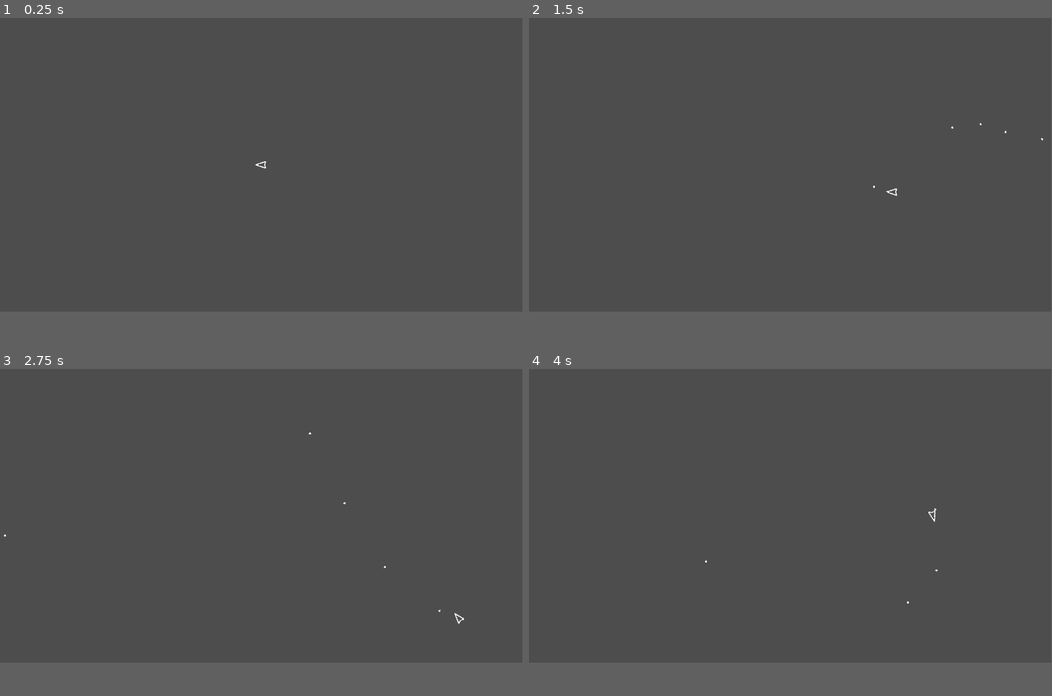
Above: before the commit, frames 1-4 (two rows, left to right).
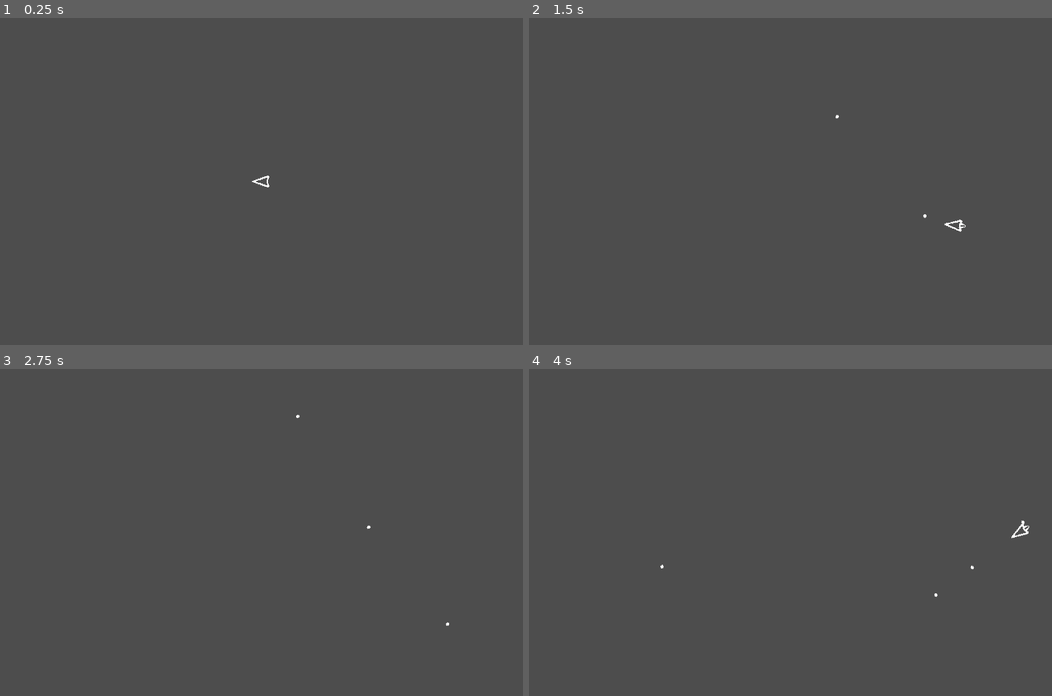
Above: after the commit, the same moments.

Repository: IlieEfros07/AsteroidsClone
Game: Godot game, scene res://Scene/root.tscn
Two runs of this game, one before a commit and one after it. Both use one fixed random seed, a clock stepped at 60 frames per second and the inputs below.
Inputs (mouse positions are in pixels of both pictures, inside the frame that each line leads up to):
- Up to frame 1 (0.25 s): no input
- Up to frame 2 (1.5 s): move the mouse to (905, 148) at 0.52 s; press the mouse at (905, 148) at 0.53 s; hold D (right) 0.53-1.28 s; move the mouse to (685, 178) at 1.27 s; release the mouse at (685, 178) at 1.28 s; hold S (down) from 1.28 s (still down); click (685, 178) at 1.35 s
- Up to frame 3 (2.75 s): move the mouse to (313, 450) at 2.02 s; release S (down) at 2.03 s; press the mouse at (313, 450) at 2.03 s; hold D (right) from 2.03 s (still down)
- Up to frame 4 (4 s): move the mouse to (764, 575) at 2.77 s; release D (right) at 2.78 s; release the mouse at (764, 575) at 2.78 s; hold W (up) 2.78-3.53 s; click (764, 575) at 2.85 s; tap Enter at 3.5 s; move the mouse to (947, 558) at 3.52 s; press the mouse at (947, 558) at 3.53 s; hold A (left) from 3.53 s (still down)
In our replay, the window is 799x449 before the commit and 800x500 after it. These sizes can differ from the game's own. Grey fills any space a smaller window leaves; there, only what the larger window draws over its background counts as a difference.

The runs differ from the first frame. In frame 1, less than 0.1% of the frame differs, in the area x 48-52%, y 43-52%; in frame 2, 0.1%; in frame 3, less than 0.1%; in frame 4, 0.1%, in the area x 25-96%, y 42-72%.

Commit message:
added logic to the asteroids

Diff:
--- /dev/null
+++ b/Scene/big_asteroid.tscn
@@ -0,0 +1,32 @@
+[gd_scene load_steps=6 format=3 uid="uid://dpwnlkqrmasvk"]
+
+[ext_resource type="Script" uid="uid://dk0lqg4f6xmbj" path="res://Scripts/big_asteroid.gd" id="1_rqfjh"]
+[ext_resource type="Texture2D" uid="uid://dvhpo6hklki5q" path="res://Assets/sprites/asteroids (1).png" id="1_x3uj5"]
+
+[sub_resource type="CircleShape2D" id="CircleShape2D_rqfjh"]
+radius = 16.0312
+
+[sub_resource type="AtlasTexture" id="AtlasTexture_67of6"]
+atlas = ExtResource("1_x3uj5")
+region = Rect2(0, 0, 42, 85)
+
+[sub_resource type="SpriteFrames" id="SpriteFrames_4k2ng"]
+animations = [{
+"frames": [{
+"duration": 1.0,
+"texture": SubResource("AtlasTexture_67of6")
+}],
+"loop": true,
+"name": &"default",
+"speed": 5.0
+}]
+
+[node name="BigAsteroid" type="Area2D"]
+script = ExtResource("1_rqfjh")
+
+[node name="CollisionShape2D" type="CollisionShape2D" parent="."]
+position = Vector2(3, 0)
+shape = SubResource("CircleShape2D_rqfjh")
+
+[node name="AnimatedSprite2D" type="AnimatedSprite2D" parent="."]
+sprite_frames = SubResource("SpriteFrames_4k2ng")
--- /dev/null
+++ b/Scene/medium_asteroid.tscn
@@ -0,0 +1,32 @@
+[gd_scene load_steps=6 format=3 uid="uid://x20oelrkwehw"]
+
+[ext_resource type="Script" uid="uid://qry4im2diijh" path="res://Scripts/medium_asteroid.gd" id="1_ew6vd"]
+[ext_resource type="Texture2D" uid="uid://dvhpo6hklki5q" path="res://Assets/sprites/asteroids (1).png" id="1_sgqly"]
+
+[sub_resource type="AtlasTexture" id="AtlasTexture_ew6vd"]
+atlas = ExtResource("1_sgqly")
+region = Rect2(42, 0, 42, 85)
+
+[sub_resource type="SpriteFrames" id="SpriteFrames_s11jn"]
+animations = [{
+"frames": [{
+"duration": 1.0,
+"texture": SubResource("AtlasTexture_ew6vd")
+}],
+"loop": true,
+"name": &"default",
+"speed": 5.0
+}]
+
+[sub_resource type="CircleShape2D" id="CircleShape2D_u44n4"]
+radius = 15.0
+
+[node name="mediumAsteroid" type="Area2D"]
+script = ExtResource("1_ew6vd")
+
+[node name="AnimatedSprite2D" type="AnimatedSprite2D" parent="."]
+sprite_frames = SubResource("SpriteFrames_s11jn")
+
+[node name="CollisionShape2D" type="CollisionShape2D" parent="."]
+position = Vector2(1, 0)
+shape = SubResource("CircleShape2D_u44n4")
--- a/Scene/root.tscn
+++ b/Scene/root.tscn
@@ -7,3 +7,4 @@
 [node name="Player" parent="." instance=ExtResource("1_0f46p")]
 
 [node name="Camera2D" type="Camera2D" parent="."]
+zoom = Vector2(2, 2)
--- /dev/null
+++ b/Scene/small_asteroid.gd
@@ -0,0 +1,11 @@
+extends Area2D
+
+
+# Called when the node enters the scene tree for the first time.
+func _ready() -> void:
+	pass # Replace with function body.
+
+
+# Called every frame. 'delta' is the elapsed time since the previous frame.
+func _process(delta: float) -> void:
+	pass
--- /dev/null
+++ b/Scene/small_asteroid.tscn
@@ -0,0 +1,30 @@
+[gd_scene load_steps=5 format=3 uid="uid://cig2o8tv2dodr"]
+
+[ext_resource type="Texture2D" uid="uid://dvhpo6hklki5q" path="res://Assets/sprites/asteroids (1).png" id="1_dumfo"]
+
+[sub_resource type="CircleShape2D" id="CircleShape2D_vf2tu"]
+radius = 14.0
+
+[sub_resource type="AtlasTexture" id="AtlasTexture_c8wty"]
+atlas = ExtResource("1_dumfo")
+region = Rect2(84, 0, 42, 85)
+
+[sub_resource type="SpriteFrames" id="SpriteFrames_8xujl"]
+animations = [{
+"frames": [{
+"duration": 1.0,
+"texture": SubResource("AtlasTexture_c8wty")
+}],
+"loop": true,
+"name": &"default",
+"speed": 5.0
+}]
+
+[node name="smallAsteroid" type="Area2D"]
+
+[node name="CollisionShape2D" type="CollisionShape2D" parent="."]
+position = Vector2(-3, 0)
+shape = SubResource("CircleShape2D_vf2tu")
+
+[node name="AnimatedSprite2D" type="AnimatedSprite2D" parent="."]
+sprite_frames = SubResource("SpriteFrames_8xujl")
--- /dev/null
+++ b/Scripts/big_asteroid.gd
@@ -0,0 +1,53 @@
+extends Area2D
+var SPEED = 100
+var rotaion = 0.5
+var helth = 3
+var direction = Vector2.ZERO
+const MEDIUM_ASTEROID = preload("res://Scene/medium_asteroid.tscn")
+
+func _ready() -> void:
+
+	direction = Vector2(randf()* 2 - 1 , randf() * 2 - 1).normalized()
+	rotation = randf_range(-2.0,2.0)
+
+	area_entered.connect(_on_area_entered)
+	body_entered.connect(_on_body_entered)
+
+
+func _process(delta: float) -> void:
+	position += direction * SPEED * delta
+
+	rotation += rotation * delta
+
+	var screenSize = get_viewport_rect().size
+
+	if position.x < 0: position.x = screenSize.x
+	if position.x > screenSize.x: position.x = 0
+	if position.y < 0: position.y = screenSize.y
+	if position.y > screenSize.y: position.y = 0
+
+
+
+func take_damage(damage : int):
+	helth -= damage
+	modulate = Color.BLACK
+	await get_tree().create_timer(0.1).timeout
+	modulate = Color.WHITE
+	if helth <= 0 :
+		die()
+func die():
+	queue_free()
+	for i in range(2):
+		var new_asteroid = MEDIUM_ASTEROID.instantiate()
+		new_asteroid.position = position
+		get_parent().add_child(new_asteroid)
+
+func _on_area_entered(area):
+	if area.is_in_group("bullet"):
+		take_damage(area.damage)
+		var knockbackDirection = (global_position - area.global_position).normalized()
+		position += knockbackDirection * 10
+func _on_body_entered(body):
+	if body.is_in_group("player"):
+		if body.has_method("take_damage"):
+			body.take_damage(1)
--- /dev/null
+++ b/Scripts/medium_asteroid.gd
@@ -0,0 +1,53 @@
+extends Area2D
+var SPEED = 150
+var rotaion = 0.5
+var helth = 3
+var direction = Vector2.ZERO
+const SMALL_ASTEROID = preload("res://Scene/small_asteroid.tscn")
+
+func _ready() -> void:
+
+	direction = Vector2(randf()* 2 - 1 , randf() * 2 - 1).normalized()
+	rotation = randf_range(-2.0,2.0)
+
+	area_entered.connect(_on_area_entered)
+	body_entered.connect(_on_body_entered)
+
+
+func _process(delta: float) -> void:
+	position += direction * SPEED * delta
+
+	rotation += rotation * delta
+
+	var screenSize = get_viewport_rect().size
+
+	if position.x < 0: position.x = screenSize.x
+	if position.x > screenSize.x: position.x = 0
+	if position.y < 0: position.y = screenSize.y
+	if position.y > screenSize.y: position.y = 0
+
+
+
+func take_damage(damage : int):
+	helth -= damage
+	modulate = Color.BLACK
+	await get_tree().create_timer(0.1).timeout
+	modulate = Color.WHITE
+	if helth <= 0 :
+		die()
+func die():
+	queue_free()
+	for i in range(2):
+		var new_asteroid = SMALL_ASTEROID.instantiate()
+		new_asteroid.position = position
+		get_parent().add_child(new_asteroid)
+
+func _on_area_entered(area):
+	if area.is_in_group("bullet"):
+		take_damage(area.damage)
+		var knockbackDirection = (global_position - area.global_position).normalized()
+		position += knockbackDirection * 10
+func _on_body_entered(body):
+	if body.is_in_group("player"):
+		if body.has_method("take_damage"):
+			body.take_damage(1)
--- a/Scripts/player.gd
+++ b/Scripts/player.gd
@@ -10,7 +10,7 @@
 
 var canFire= true
 var fireTimer = 0.0
-
+var health = 5
 
 func _physics_process(delta: float) -> void:
 
@@ -27,6 +27,13 @@
 
 	if Input.is_action_pressed("shoot") and canFire:
 		_shoot()
+
+	if Input.is_action_just_pressed("down") or Input.is_action_just_pressed("up") or Input.is_action_just_pressed("right") or Input.is_action_just_pressed("left"):
+		animatedSprite2d.play("move")
+	elif Input.is_action_pressed("down") or Input.is_action_pressed("up") or Input.is_action_pressed("right") or Input.is_action_pressed("left"):
+		animatedSprite2d.play("move_more")
+	else:
+		animatedSprite2d.play("idle")
 
 	if not canFire:
 		fireTimer += delta
@@ -48,3 +55,13 @@
 	var mouseDirection = (get_global_mouse_position() - global_position).angle()
 	bullet.rotation = mouseDirection
 	get_parent().add_child(bullet)
+
+func take_damage(damage:int):
+	health -= damage
+	modulate = Color.RED
+	await get_tree().create_timer(0.1).timeout
+	modulate = Color.WHITE
+	if health <= 0:
+		die()
+func die():
+	get_tree().reaload_curent_scene()
--- a/project.godot
+++ b/project.godot
@@ -14,6 +14,11 @@
 run/main_scene="uid://dq8lwo1wm8vuc"
 config/features=PackedStringArray("4.4", "Forward Plus")
 config/icon="res://icon.svg"
+
+[display]
+
+window/size/viewport_width=1440
+window/size/viewport_height=900
 
 [input]
 
Binary file removed: Assets/sprites/asteroid_big1.png
Binary file added: Assets/sprites/asteroids (1).png
Not shown, changed: Assets/sprites/asteroids (1).png.import
Binary file removed: Assets/sprites/spaceship_normal.png
Not shown, removed: Assets/sprites/spaceship_normal.png.import
Not shown, added: Scene/small_asteroid.gd.uid
Not shown, added: Scripts/big_asteroid.gd.uid
Not shown, added: Scripts/medium_asteroid.gd.uid
